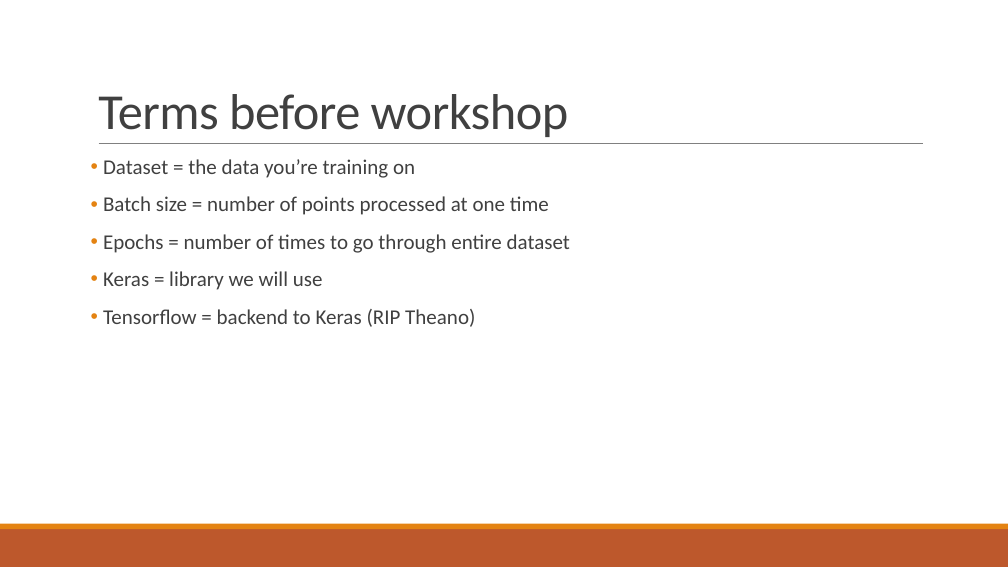
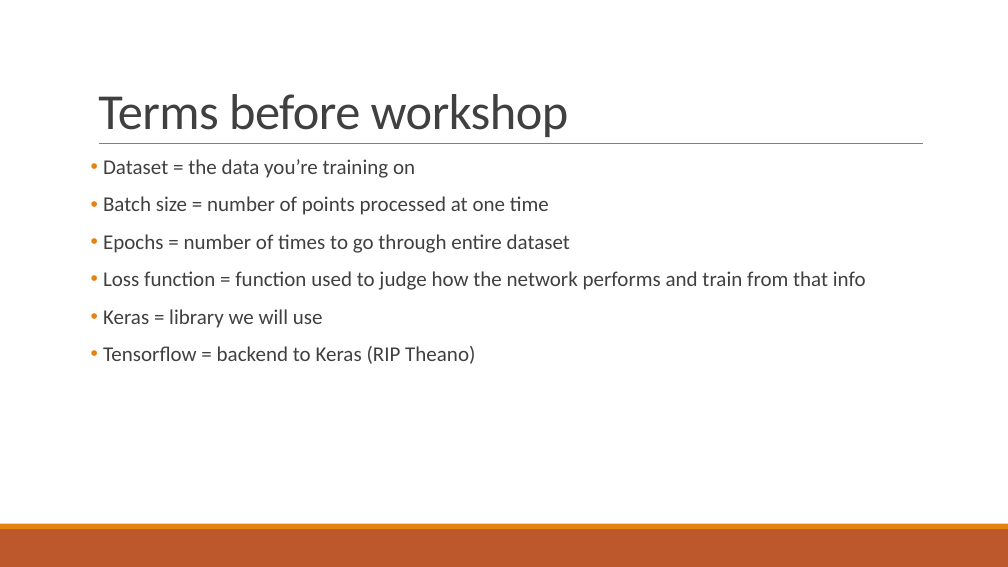
Before and after one commit to santacml/Keras_Talk_IEEE, a slide deck: slide 21 of Talk Files/Yet Another Neural Network Intro (YANNI).pptx. Drawn at 1008x567 pixels with LibreOffice and Linux fonts; fonts in the diff are those of the drawing. Boxes give left, top, right and bottom in pixels: in the first picture for what was removed or moved away, otherwise in the second. Text is boxed around its words. In the diff, an @@ line names an element or a change of style, - is before the commit and + after.

```diff
--- a/Talk Files/Yet Another Neural Network Intro (YANNI).pptx
+++ b/Talk Files/Yet Another Neural Network Intro (YANNI).pptx
@@ text at (103, 271, 866, 290): paragraph added @@
+• Loss function = function used to judge how the network performs and train from that info
```
Also in this commit, not shown: 1 other slide changed, 1 other file.
